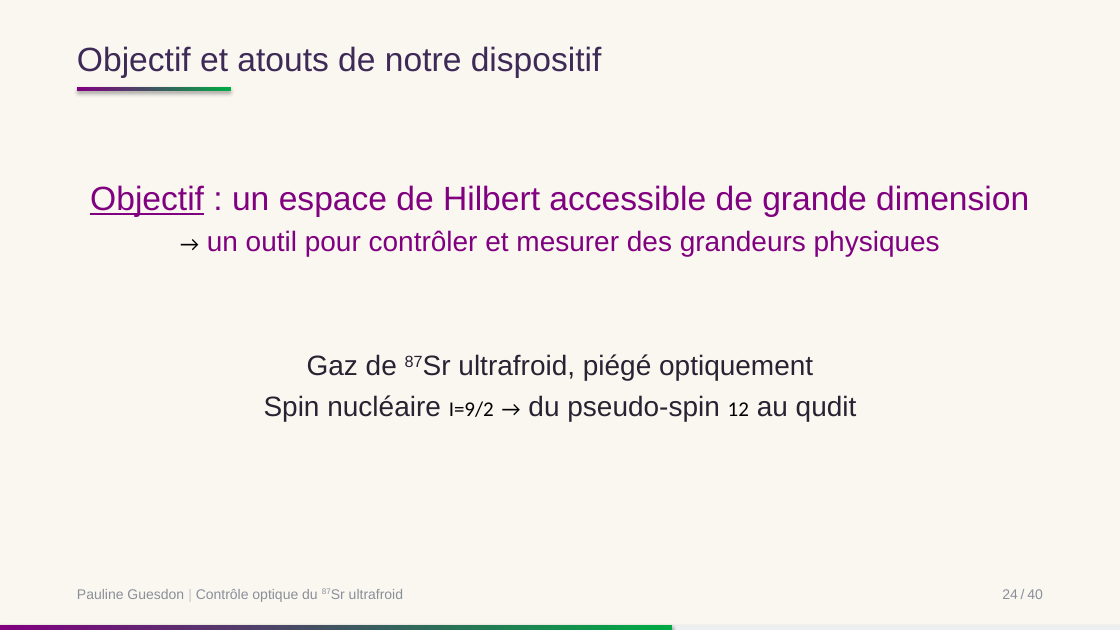
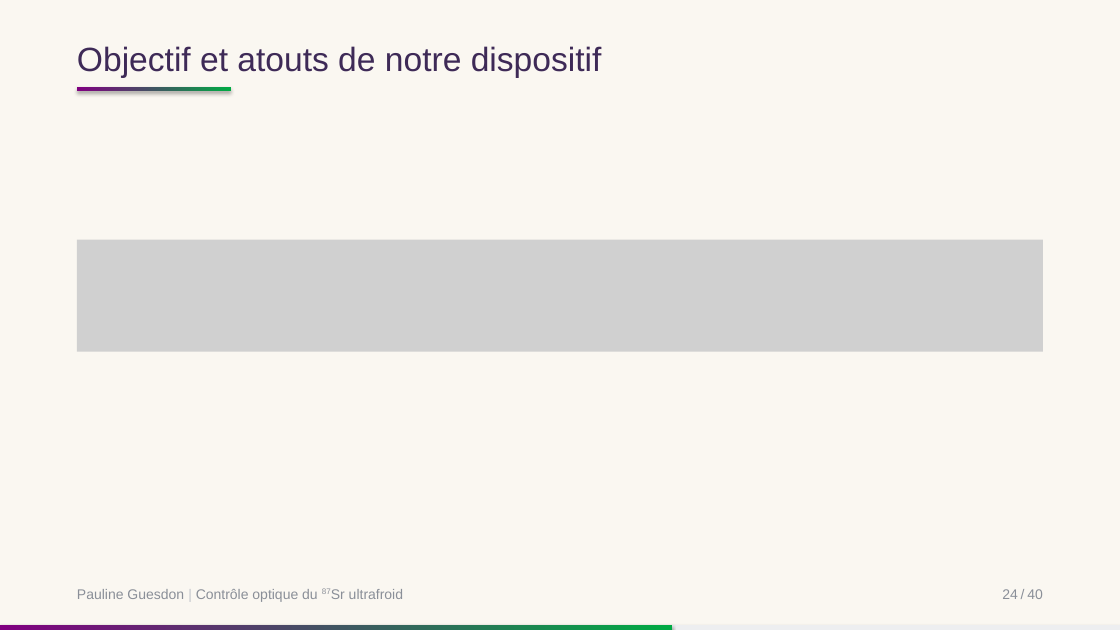
Before and after one commit to PaulineGuesdon/Inchallah-lui-il-marche, a slide deck: slide 29 of Soutenance/soutenance.pptx. Drawn at 1120x630 pixels with LibreOffice and Linux fonts; fonts in the diff are those of the drawing; grey boxes stand for pictures. Boxes give left, top, right and bottom in pixels: in the first picture for what was removed or moved away, otherwise in the second. Text is boxed around its words. In the diff, an @@ line names an element or a change of style, - is before the commit and + after.

```diff
--- a/Soutenance/soutenance.pptx
+++ b/Soutenance/soutenance.pptx
@@ text removed at box(90, 185, 1029, 257) @@
-Objectif : un espace de Hilbert accessible de grande dimension
-→ un outil pour contrôler et mesurer des grandeurs physiques
@@ picture added at box(77, 239, 1044, 351) @@
@@ text removed at box(264, 354, 857, 421) @@
-Gaz de 87Sr ultrafroid, piégé optiquement
-Spin nucléaire I=9/2 → du pseudo-spin 12 au qudit
```
Also in this commit, not shown: 29 other slides changed, 1 slide added, 2 slides removed, 6 other files.
